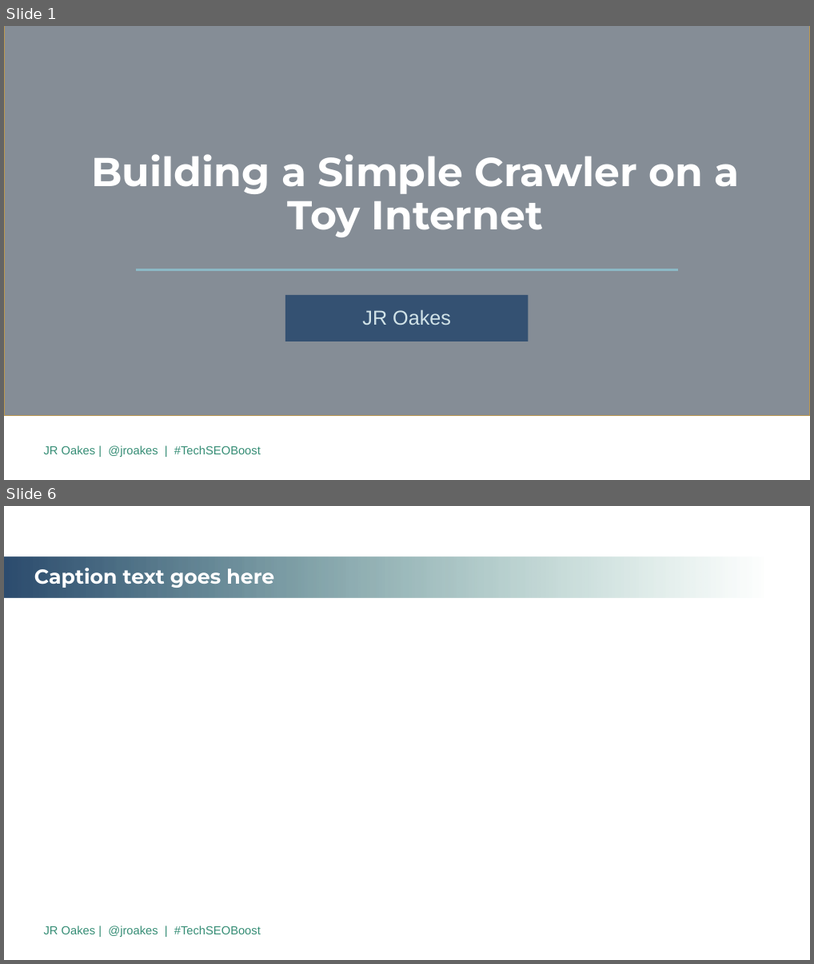
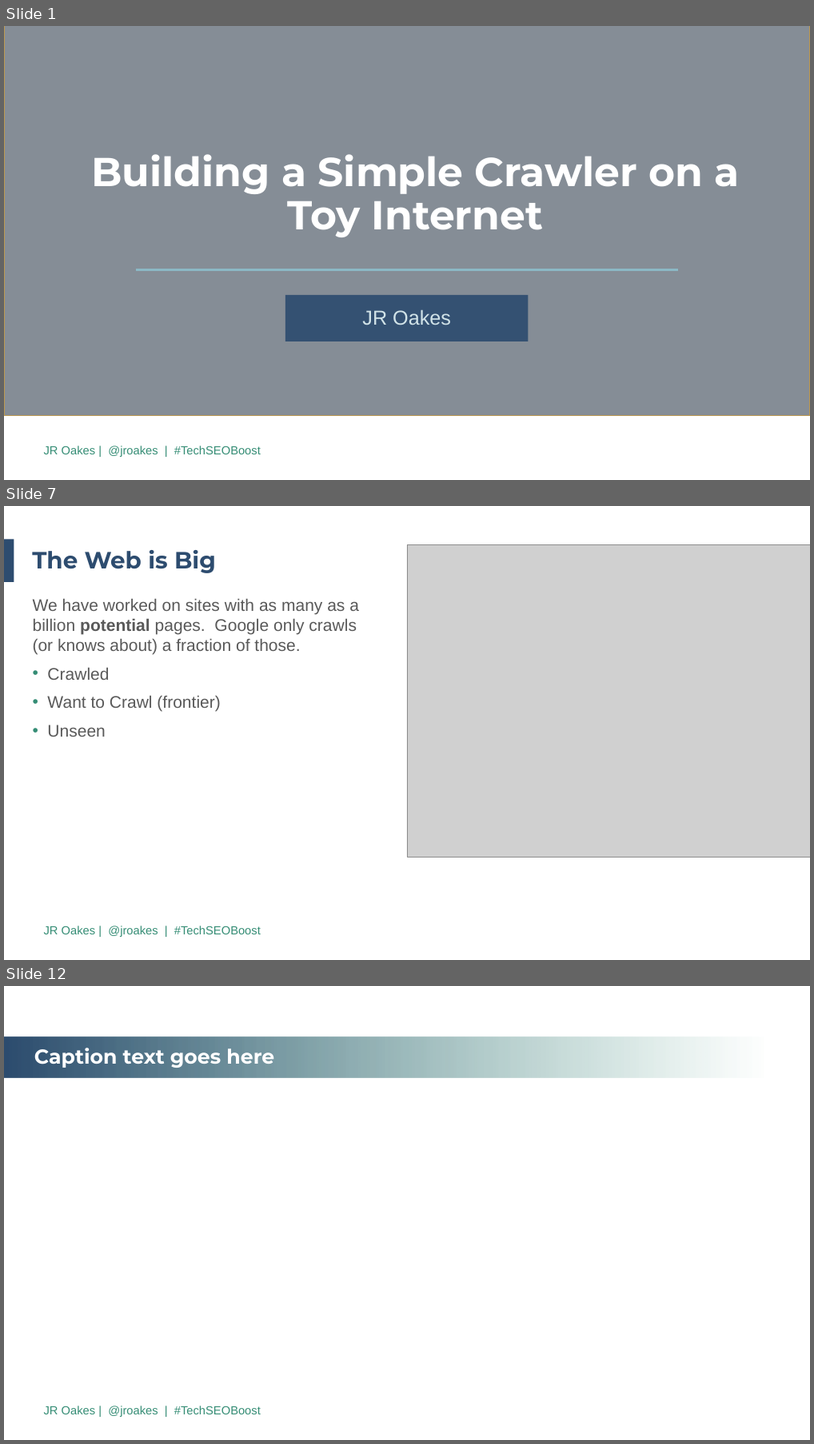
Before and after one commit to jroakes/tech-seo-crawler, a slide deck: etc/2019 TechSEO Boost PPT Template.revJR.pptx. Shown one above the other, each under a label of ours: slides 1 and 6 before the commit, slides 1, 7 and 12 after it; the slides between them are not shown. The pictures are 814x964 and 814x1444 pixels, drawn with LibreOffice and Linux fonts; fonts in the diff are those of the drawing; grey boxes stand for pictures; background and template pictures are left out. Boxes give left, top, right and bottom in pixels: in the first picture for what was removed or moved away, otherwise in the second. Text is boxed around its words. In the diff, an @@ line names an element or a change of style, - is before the commit and + after.

```diff
--- a/etc/2019 TechSEO Boost PPT Template.revJR.pptx
+++ b/etc/2019 TechSEO Boost PPT Template.revJR.pptx
@@ slide 7 added at (4, 506, 810, 960), background #FFFFFF; not listed: 1 template element that a slide beside it also shows @@
@@ rectangle added at (4, 540, 14, 582), fill #2D4C6F @@
@@ title added at (32, 550, 216, 573), 28 pt, text #2D4C6F, bold @@
+The Web is Big
@@ picture added at (407, 544, 810, 856) @@
@@ text added at (33, 599, 359, 736), 20 pt, text #595959 @@
+We have worked on sites with as many as a billion potential pages. Google only crawls (or knows about) a fraction of those.
+• Crawled
+• Want to Crawl (frontier)
+• Unseen
@@ what was slide 6 is now slide 12 @@
```
Also in this commit, not shown: 9 other slides added, 6 slides removed, 6 other files.
